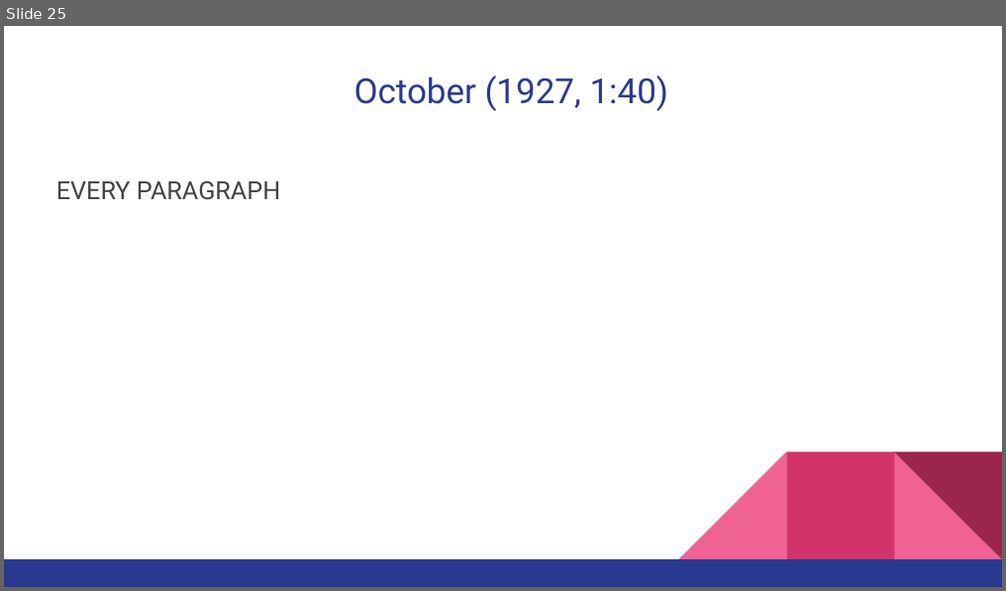
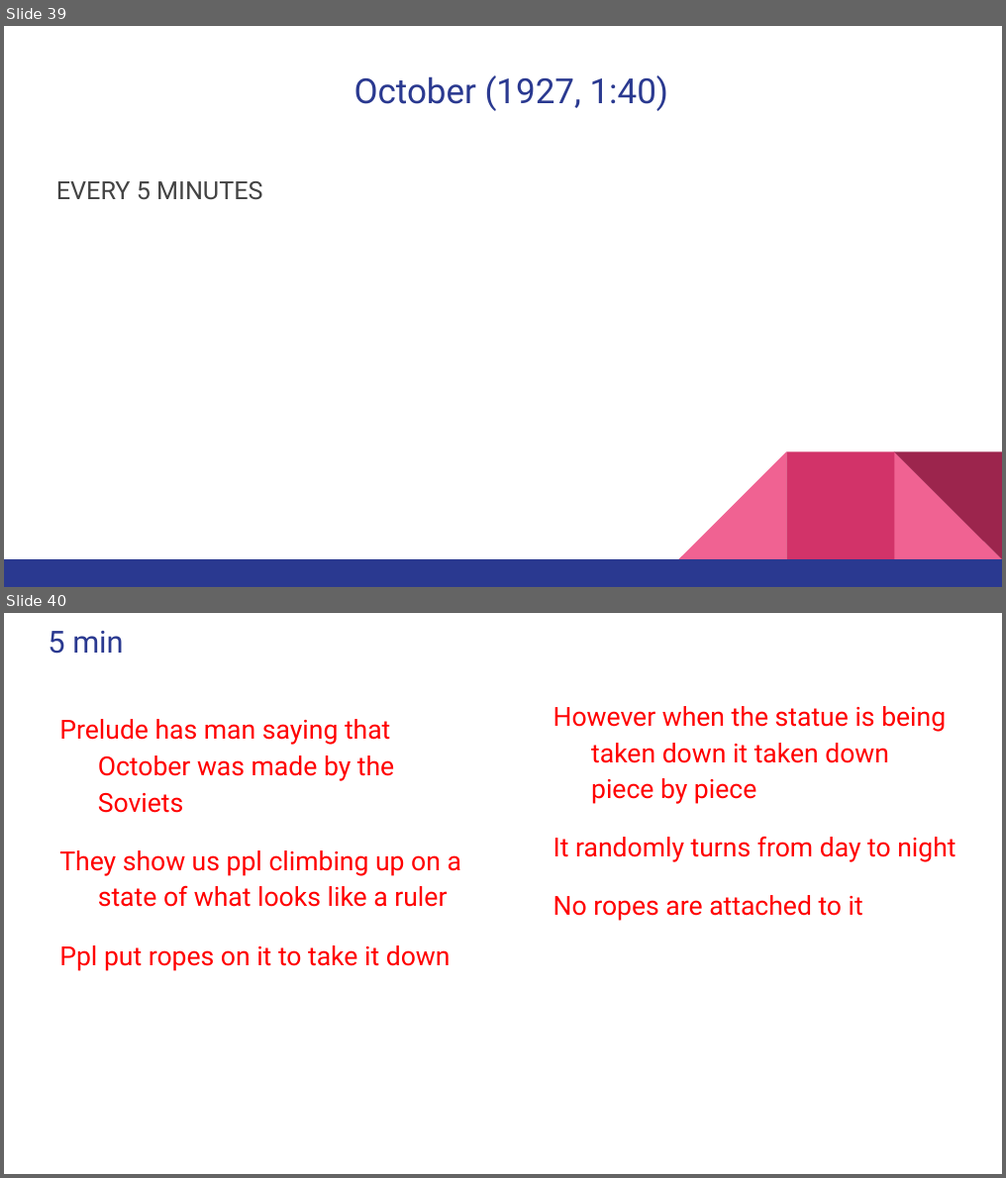
Before and after one commit to MichaelOdumosu57/Spring_2017, a slide deck: Spring 2017 Semester/Music or Arts/ARUS HW/9 ARUS HW/ARUS 280 HW#9 notes.pptx. Shown one above the other, each under a label of ours: slide 25 before the commit, slides 39 and 40 after it. The pictures are 1006x591 and 1006x1178 pixels, drawn with LibreOffice and Linux fonts; fonts in the diff are those of the drawing. Boxes give left, top, right and bottom in pixels: in the first picture for what was removed or moved away, otherwise in the second. Text is boxed around its words. In the diff, an @@ line names an element or a change of style, - is before the commit and + after.

```diff
--- a/Spring 2017 Semester/Music or Arts/ARUS HW/9 ARUS HW/ARUS 280 HW#9 notes.pptx
+++ b/Spring 2017 Semester/Music or Arts/ARUS HW/9 ARUS HW/ARUS 280 HW#9 notes.pptx
@@ slide 40 added at (x1=4, y1=613, x2=1002, y2=1174), background #FFFFFF @@
@@ title added at (x1=48, y1=631, x2=123, y2=654), 22 pt, text #2A3990 @@
+5 min
@@ text added at (x1=59, y1=719, x2=461, y2=971), 19 pt, text #FF0000 @@
+Prelude has man saying that October was made by the Soviets
+They show us ppl climbing up on a state of what looks like a ruler
+Ppl put ropes on it to take it down
@@ text added at (x1=553, y1=706, x2=955, y2=921), 19 pt, text #FF0000 @@
+However when the statue is being taken down it taken down piece by piece
+It randomly turns from day to night
+No ropes are attached to it
@@ what was slide 25 is now slide 39 @@
@@ slide 39 changed as well @@
@@ text at (x1=56, y1=181, x2=262, y2=200): text changed @@
-EVERY PARAGRAPH
+EVERY 5 MINUTES
```
Also in this commit, not shown: 33 other slides added, 2 slides removed, 4 other files.
